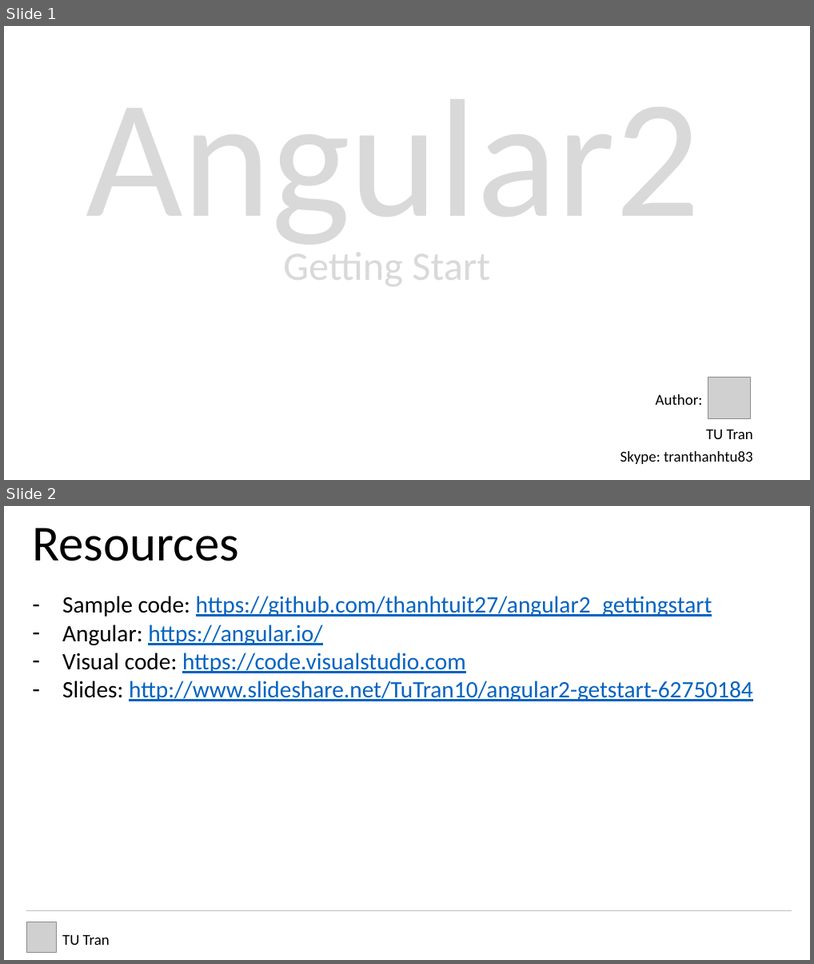
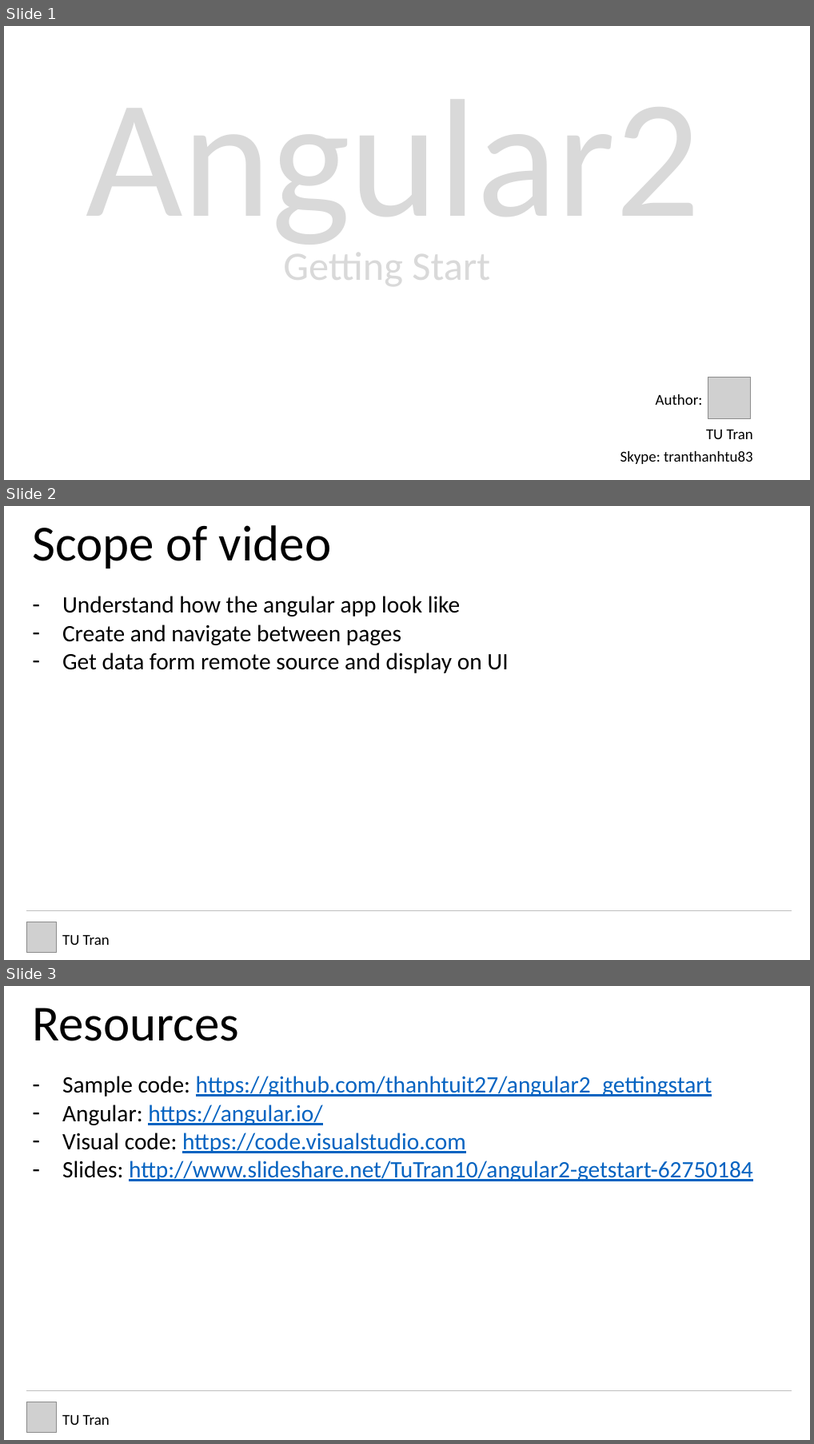
Before and after one commit to thanhtuit27/angular2_gettingstart, a slide deck: Angular2.pptx. Shown one above the other, each under a label of ours: slides 1 and 2 before the commit, slides 1, 2 and 3 after it. The pictures are 814x964 and 814x1444 pixels, drawn with LibreOffice and Linux fonts; fonts in the diff are those of the drawing; grey boxes stand for pictures. Boxes give left, top, right and bottom in pixels: in the first picture for what was removed or moved away, otherwise in the second. Text is boxed around its words. In the diff, an @@ line names an element or a change of style, - is before the commit and + after.

Commit message:
update scope section

```diff
--- a/Angular2.pptx
+++ b/Angular2.pptx
@@ slide 2 added at (x1=4, y1=506, x2=810, y2=960), background #FFFFFF @@
@@ text added at (x1=32, y1=525, x2=331, y2=568), 60 pt, text #000000 @@
+Scope of video
@@ text added at (x1=62, y1=596, x2=508, y2=673), 28 pt, text #000000 @@
+– Understand how the angular app look like
+– Create and navigate between pages
+– Get data form remote source and display on UI
@@ line added from (26, 910) to (792, 910), #BFBFBF 0.5 pt @@
@@ picture added at (x1=26, y1=922, x2=57, y2=952) @@
@@ text added at (x1=62, y1=935, x2=110, y2=944), 18 pt, text #000000 @@
+TU Tran
@@ what was slide 2 is now slide 3 @@
```
